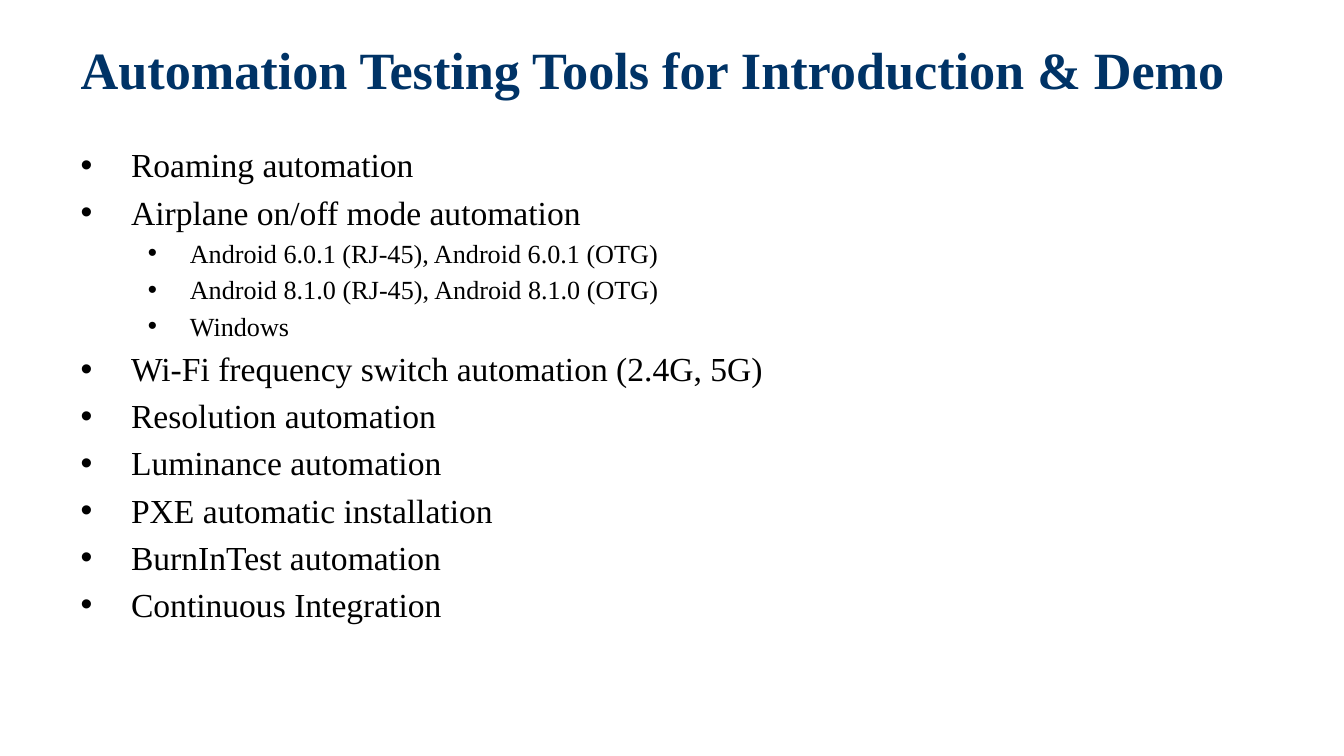
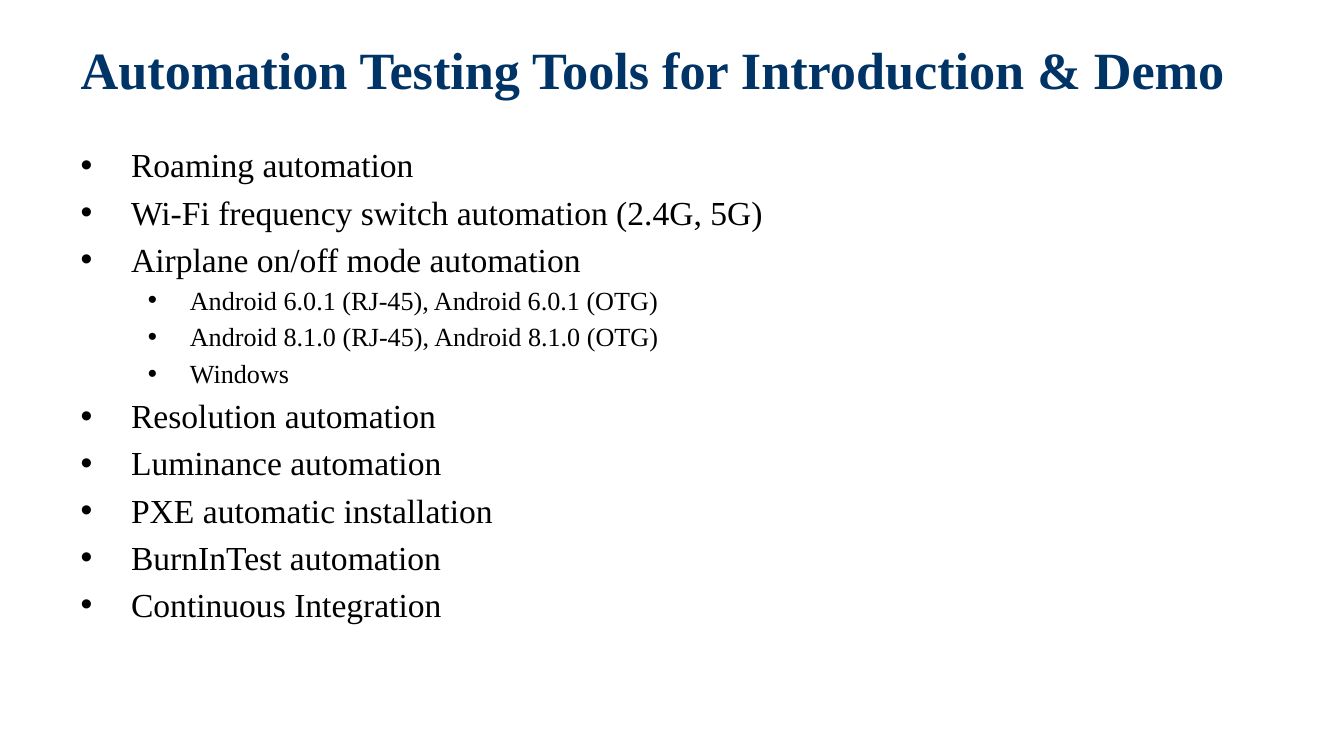
Before and after one commit to jackiejay888/automation, a slide deck: slide 8 of kpi/Test Automation_Demo.pptx. Drawn at 1344x756 pixels with LibreOffice and Linux fonts; fonts in the diff are those of the drawing; background and template pictures are left out. Boxes give left, top, right and bottom in pixels: in the first picture for what was removed or moved away, otherwise in the second. Text is boxed around its words. In the diff, an @@ line names an element or a change of style, - is before the commit and + after.

```diff
--- a/kpi/Test Automation_Demo.pptx
+++ b/kpi/Test Automation_Demo.pptx
@@ text at <box>131,201,762,231</box>: paragraph added @@
+• Wi-Fi frequency switch automation (2.4G, 5G)
@@ text at <box>131,357,762,388</box>: paragraph removed @@
-• Wi-Fi frequency switch automation (2.4G, 5G)
```
Also in this commit, not shown: 9 other slides changed, 1 slide added, 1 other file.
